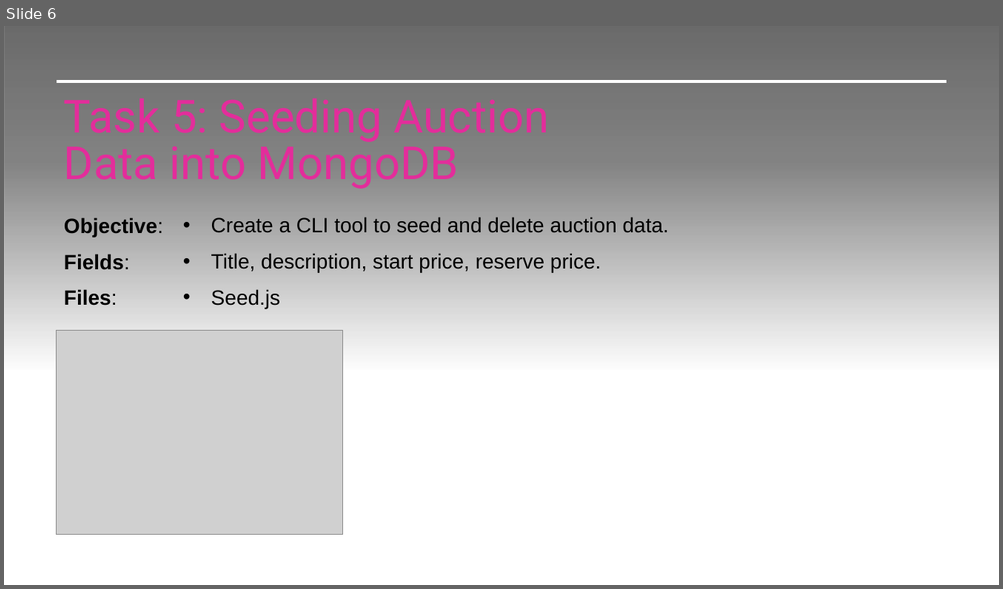
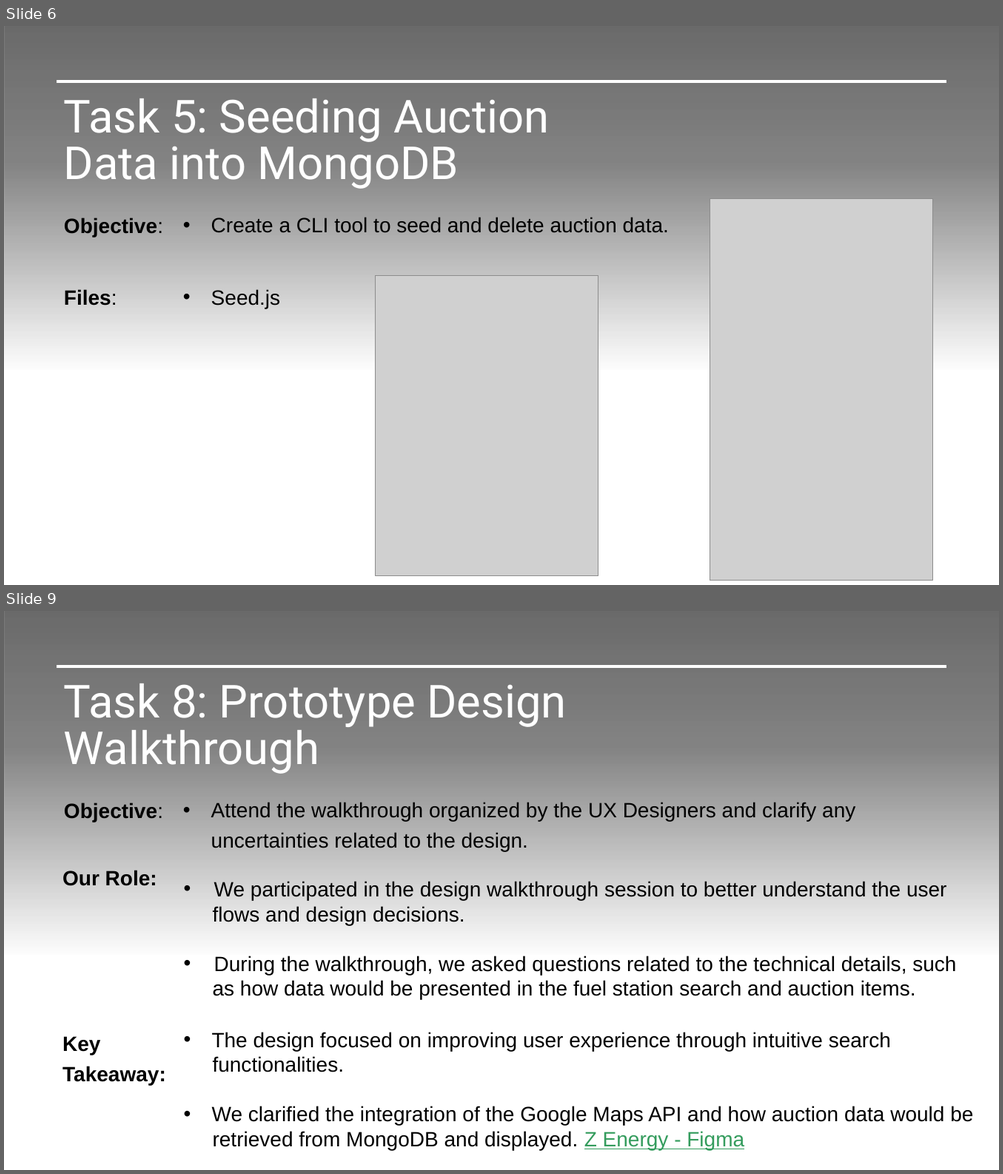
Before and after one commit to jvmacuto/mission-05-z-energy, a slide deck: Documents/Mission 5.pptx. Shown one above the other, each under a label of ours: slide 6 before the commit, slides 6 and 9 after it; the slides between them are not shown. The pictures are 1003x589 and 1003x1174 pixels, drawn with LibreOffice and Linux fonts; fonts in the diff are those of the drawing; grey boxes stand for pictures; background and template pictures are left out. Boxes give left, top, right and bottom in pixels: in the first picture for what was removed or moved away, otherwise in the second. Text is boxed around its words. In the diff, an @@ line names an element or a change of style, - is before the commit and + after.

```diff
--- a/Documents/Mission 5.pptx
+++ b/Documents/Mission 5.pptx
@@ slide 9 added at [4, 611, 999, 1170], background picture (left out) @@
@@ rectangle added at [4, 611, 999, 967], fill gradient #000000 @@
@@ line added from (57, 667) to (946, 667), #FFFFFF 3 pt @@
@@ title added at [64, 684, 566, 774], 44 pt, text #FFFFFF @@
+Task 8: Prototype Design Walkthrough
@@ subtitle added at [64, 803, 163, 822], 20 pt, text #000000, bold @@
+Objective:
@@ text added at [211, 802, 855, 851], 20 pt, text #000000 @@
+• Attend the walkthrough organized by the UX Designers and clarify any uncertainties related to the design.
@@ text added at [62, 870, 157, 886], 20 pt, text #000000, bold @@
+Our Role:
@@ text added at [213, 881, 956, 1000], 20 pt, text #000000 @@
+• We participated in the design walkthrough session to better understand the user
+flows and design decisions.
+• During the walkthrough, we asked questions related to the technical details, such
+as how data would be presented in the fuel station search and auction items.
@@ text added at [212, 1032, 973, 1150], 20 pt, text #000000 @@
+• The design focused on improving user experience through intuitive search
+functionalities.
+• We clarified the integration of the Google Maps API and how auction data would be
+retrieved from MongoDB and displayed. Z Energy - Figma
@@ text added at [62, 1037, 166, 1085], 20 pt, text #000000, bold @@
+Key Takeaway:
@@ line added from (57, 1126) to (946, 1126), #FFFFFF 0.5 pt @@
@@ slide 6 changed as well @@
@@ title "Task 5: Seeding Auction Data ..." at [64, 99, 549, 189]: text colour #E32D9B to #FFFFFF @@
@@ picture added at [710, 199, 933, 581] @@
@@ text removed at [64, 254, 130, 270] @@
-Fields:
@@ text removed at [211, 253, 601, 273] @@
-• Title, description, start price, reserve price.
@@ picture added at [375, 276, 599, 577] @@
@@ picture removed at [57, 330, 343, 535] @@
```
Also in this commit, not shown: 6 other slides changed, 14 other slides added.
